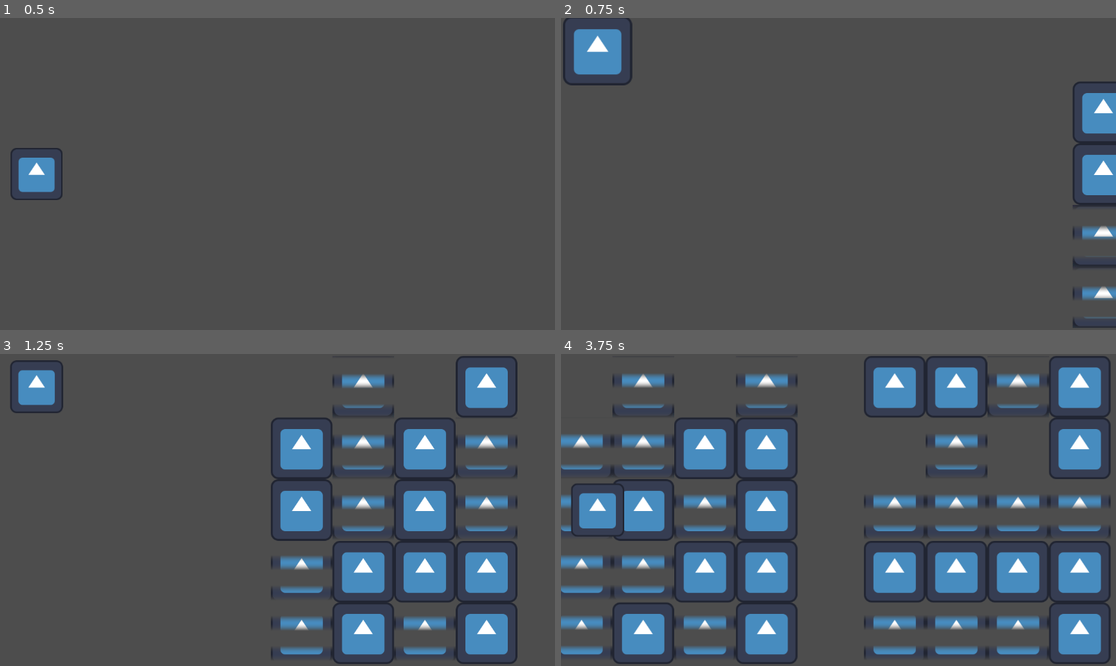
Above: before the commit, frames 1-4 (two rows, left to right).
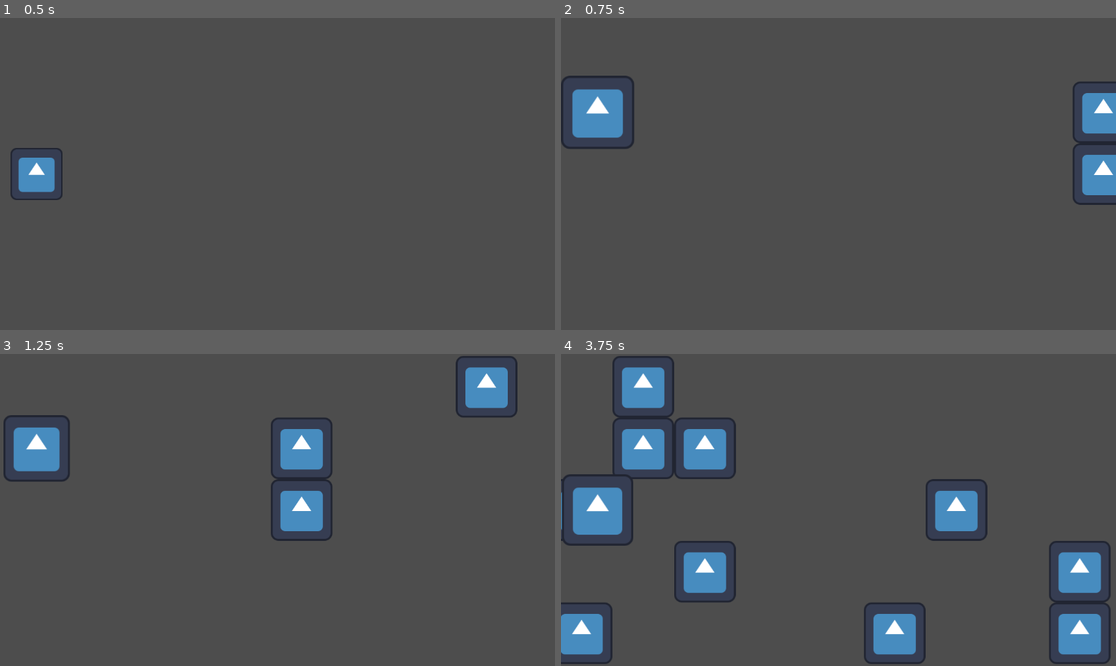
Above: after the commit, the same moments.

Repository: Shuisho10/Flee-3
Game: Godot game, scene res://res/scenes/core/ingame.tscn
Same seed, same stepped clock (60 frames per second), same inputs: the game is played once before the commit and once after it. The engine's default icon, where the game draws it, is replaced by a stand-in: a white triangle on a blue panel in a dark square.
Inputs:
- Up to frame 1 (0.5 s): no input
- Up to frame 2 (0.75 s): tap Enter at 0.5 s; hold W (button_up) from 0.53 s (still down); hold Space (button_jump) from 0.53 s (still down)
- Up to frame 3 (1.25 s): keep holding W (button_up); keep holding Space (button_jump)
- Up to frame 4 (3.75 s): release W (button_up) at 1.28 s; release Space (button_jump) at 1.28 s; hold S (button_down) 1.28-2.03 s; tap Space (button_jump) at 1.35, 1.52, 1.82, 2.85, 3.02, 3.32 s; hold Space (button_jump) 2.03-2.78 s; hold W (button_up) 2.03-3.53 s; hold S (button_down) from 3.53 s (still down); hold Space (button_jump) from 3.53 s (still down)

Frame 1 is identical in both runs. In frame 2, 4.1% of the frame differs, in the area x 0-100%, y 0-100%; in frame 3, 16%; in frame 4, 30%, in the area x 0-99%, y 0-100%.

Commit message:
Extended modularity for levels

Diff:
--- a/res/scenes/core/ingame.tscn
+++ b/res/scenes/core/ingame.tscn
@@ -1,18 +1,32 @@
-[gd_scene load_steps=3 format=3 uid="uid://d2jk0phonhmf4"]
+[gd_scene load_steps=5 format=3 uid="uid://d2jk0phonhmf4"]
 
 [ext_resource type="PackedScene" uid="uid://d3w2kddmqhhql" path="res://res/scenes/core/player.tscn" id="1_700s5"]
 [ext_resource type="Script" path="res://src/core/Scroller.gd" id="2_m3l23"]
+[ext_resource type="PackedScene" uid="uid://83f654p435au" path="res://res/scenes/core/random_chunk.tscn" id="3_exxyn"]
+[ext_resource type="PackedScene" uid="uid://br1t8t37qtphs" path="res://res/scenes/obstacles/normal_obstacle.tscn" id="4_dqd1q"]
 
 [node name="Ingame" type="Node2D"]
 
 [node name="Player" parent="." node_paths=PackedStringArray("current_scene") instance=ExtResource("1_700s5")]
 z_index = 1
 position = Vector2(-500, 0)
-current_scene = NodePath("../Escena")
-jumping = false
+current_scene = NodePath("../TestLevel")
 
 [node name="Main" type="Camera2D" parent="."]
 
-[node name="Escena" type="Node2D" parent="."]
+[node name="TestLevel" type="Node2D" parent="." node_paths=PackedStringArray("chunk_pool")]
 script = ExtResource("2_m3l23")
 speed = 1000.0
+chunk_pool = [NodePath("Data/Chunks/Random Chunk")]
+
+[node name="Data" type="Node2D" parent="TestLevel"]
+visible = false
+
+[node name="Chunks" type="Node2D" parent="TestLevel/Data"]
+
+[node name="Random Chunk" parent="TestLevel/Data/Chunks" node_paths=PackedStringArray("obs_pool") instance=ExtResource("3_exxyn")]
+obs_pool = [NodePath("../../Obstacles/Normal Obstacle")]
+
+[node name="Obstacles" type="Node2D" parent="TestLevel/Data"]
+
+[node name="Normal Obstacle" parent="TestLevel/Data/Obstacles" instance=ExtResource("4_dqd1q")]
--- a/res/scenes/core/player.tscn
+++ b/res/scenes/core/player.tscn
@@ -17,18 +17,6 @@
 "update": 0,
 "values": [Vector2(0.85, 0.85), Vector2(1.285, 1.285), Vector2(0.85, 0.85)]
 }
-tracks/1/type = "value"
-tracks/1/imported = false
-tracks/1/enabled = true
-tracks/1/path = NodePath(".:jumping")
-tracks/1/interp = 1
-tracks/1/loop_wrap = true
-tracks/1/keys = {
-"times": PackedFloat32Array(0, 1),
-"transitions": PackedFloat32Array(1, 1),
-"update": 1,
-"values": [true, false]
-}
 
 [sub_resource type="AnimationLibrary" id="AnimationLibrary_v53hp"]
 _data = {
@@ -39,7 +27,6 @@
 scale = Vector2(0.85, 0.85)
 texture = ExtResource("1_4t0if")
 script = ExtResource("2_ammic")
-jumping = true
 
 [node name="AnimationPlayer" type="AnimationPlayer" parent="."]
 unique_name_in_owner = true
--- a/res/scenes/core/random_chunk.tscn
+++ b/res/scenes/core/random_chunk.tscn
@@ -1,25 +1,9 @@
-[gd_scene load_steps=5 format=3 uid="uid://b7654xhryk48k"]
+[gd_scene load_steps=2 format=3 uid="uid://83f654p435au"]
 
-[ext_resource type="Script" path="res://src/obsctacles/random_chunk.gd" id="1_vjllu"]
-[ext_resource type="PackedScene" uid="uid://br1t8t37qtphs" path="res://res/scenes/obstacles/normal_obstacle.tscn" id="2_yejtr"]
-[ext_resource type="Shader" path="res://res/scenes/core/test.gdshader" id="3_yo3ak"]
-
-[sub_resource type="ShaderMaterial" id="ShaderMaterial_s3bep"]
-shader = ExtResource("3_yo3ak")
+[ext_resource type="Script" path="res://src/obsctacles/random_chunk.gd" id="1_eivpv"]
 
 [node name="Random Chunk" type="Node2D"]
-script = ExtResource("1_vjllu")
-frequency = 1.0
+script = ExtResource("1_eivpv")
 
 [node name="VisibilityNotifier" type="VisibleOnScreenNotifier2D" parent="."]
 unique_name_in_owner = true
-
-[node name="Obstacles" type="Node2D" parent="."]
-unique_name_in_owner = true
-visible = false
-
-[node name="Normal Obstacle" parent="Obstacles" instance=ExtResource("2_yejtr")]
-
-[node name="Normal Obstacle3" parent="Obstacles" instance=ExtResource("2_yejtr")]
-material = SubResource("ShaderMaterial_s3bep")
-position = Vector2(0, 128)
--- a/src/core/Player.gd
+++ b/src/core/Player.gd
@@ -4,25 +4,31 @@
 
 var lane: int = 0
 var locked_movement: bool = false
-@export var jumping: bool = false
+var jumping: bool = false
+var side_jump: bool = false
 @onready var _anim :AnimationPlayer= %AnimationPlayer
 
 #Move player to lane
-func _process(delta):
-	position.y = lerpf(position.y,lane * current_scene.obs_size.y, delta * (current_scene.speed/20))
-	if Input.is_action_pressed("button_jump") and not jumping:
+func _process(delta: float):
+	position.y = lerpf(position.y,lane * current_scene.obs_size.y, delta * current_scene.speed / 20)
+	if Input.is_action_pressed("button_jump") and not is_jumping():
 		jump()
+	if not is_jumping() or side_jump:
+		if Input.is_action_just_pressed("button_down"):
+			move_up()
+			side_jump = false
+		if Input.is_action_just_pressed("button_up"):
+			move_down()
+			side_jump = false
 
 
-func _input(_e):
-	if Input.is_action_just_pressed("button_down"):
-		move_up()
-	if Input.is_action_just_pressed("button_up"):
-		move_down()
+func jump():
+	_anim.play("jump",-1,1/(current_scene.time_per_obsticle()*2))
+	side_jump = true
 
-func jump():
-	_anim.play("jump",1,1/(current_scene.time_per_obsticle()*2))
 
+func is_jumping():
+	return _anim.current_animation == "jump"
 
 func move_up():
 	if current_scene.lane_size > lane:
--- a/src/core/Scroller.gd
+++ b/src/core/Scroller.gd
@@ -8,6 +8,7 @@
 var obs_count:int = 0
 var obs_size: Vector2 = Vector2(128,128)
 var chunk_spawn_distance = 650
+@export var chunk_pool: Array[Node2D]
 var rng: RandomNumberGenerator
 var wait: int =0
 @onready var example := preload("res://res/scenes/core/random_chunk.tscn")
@@ -16,21 +17,22 @@
 	rng = RandomNumberGenerator.new()
 	Engine.max_fps = 120
 
-func _process(delta):
+func _process(delta: float):
 	scrolled += delta*speed
 	if obs_count<floor((scrolled)/obs_size.x):
 		obs_count = int((scrolled)/obs_size.x)
 		emit_signal("next_obstacle")
-		print("signal emitted [", obs_count,"]")
 		_spawn()
 
 func _spawn():
 	wait=int(fmod(wait+1,5))
 	if wait==0:
-		var a := example.instantiate()
-		a.position = Vector2(chunk_spawn_distance,0)
-		a.setup(self)
-		add_child(a)
+		var randomint: int = rng.randi_range(0,chunk_pool.size()-1)
+		var new_chunk :Node2D = chunk_pool[randomint].duplicate()
+		new_chunk.setup(self)
+		add_child(new_chunk)
+		new_chunk.position = Vector2(chunk_spawn_distance,0)
+
 
 func time_per_obsticle():
 	return obs_size.x/speed
--- a/src/obsctacles/pregen_chunk.gd
+++ b/src/obsctacles/pregen_chunk.gd
@@ -7,7 +7,7 @@
 var current_scene: Scroller
 var entered_screen := false
 
-func setup(scene):
+func setup(scene: Scroller):
 	current_scene=scene
 	var vis_notif : VisibleOnScreenNotifier2D = %VisibilityNotifier
 	vis_notif.scale = Vector2(chunk_size)*2+Vector2(1,1)
@@ -22,8 +22,9 @@
 			print("flipped y")
 
 
-func _process(delta):
-	position.x-=delta*current_scene.speed
+func _process(delta: float):
+	if current_scene:
+		position.x-=delta*current_scene.speed
 
 func _on_visibility_notifier_screen_entered():
 	entered_screen = true
--- a/src/obsctacles/random_chunk.gd
+++ b/src/obsctacles/random_chunk.gd
@@ -4,7 +4,7 @@
 @export var chunk_length :int = 5
 var current_scene: Scroller
 var entered_screen := false
-
+@export var obs_pool: Array[Node2D] = []
 @export_range(0.,1.) var frequency : float = 0.2
 
 func setup(scene: Scroller):
@@ -12,24 +12,24 @@
 	var vis_notif : VisibleOnScreenNotifier2D = %VisibilityNotifier
 	vis_notif.scale = Vector2(chunk_length,5)*2+Vector2(1,1)
 	vis_notif.position.x = chunk_length * scene.obs_size.x/2
-	var obs_var :Node2D = %Obstacles
 
-	if obs_var.get_child_count()>0:
+	if obs_pool.size()>0:
 		var guaranteed_lane:int = scene.rng.randi_range(0,current_scene.lane_size*2)
 		for j in range(current_scene.lane_size*2+1):
 			for i in range(chunk_length-1):
 				if scene.rng.randf() < frequency and not (j==guaranteed_lane and fmod(i,2)==0):
-					_spawn(scene.rng.randi_range(0,obs_var.get_child_count()-1),Vector2(i,j))
+					_spawn(scene.rng.randi_range(0,obs_pool.size()-1),Vector2(i,j))
 
 
-func _spawn(child_index,grid_pos):
-	var obs_var :Node2D = %Obstacles
-	var new_obs :Node2D= obs_var.get_child(child_index).duplicate()
-	new_obs.position = Vector2(current_scene.obs_size.x*grid_pos.x, current_scene.obs_size.y*(grid_pos.y-current_scene.lane_size))
+func _spawn(child_index: int,grid_pos: Vector2):
+	var new_obs :Node2D = obs_pool[child_index].duplicate()
+	new_obs.position = Vector2(current_scene.obs_size.x*grid_pos.x,
+							   current_scene.obs_size.y*(grid_pos.y-current_scene.lane_size))
 	add_child(new_obs)
 
-func _process(delta):
-	position.x-=delta*current_scene.speed
+func _process(delta: float):
+	if current_scene:
+		position.x-=delta*current_scene.speed
 
 func _on_visibility_notifier_screen_entered():
 	entered_screen = true
Not shown, changed: res/ideas.txt
